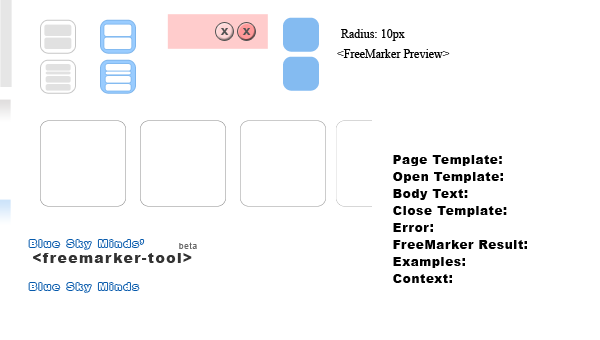
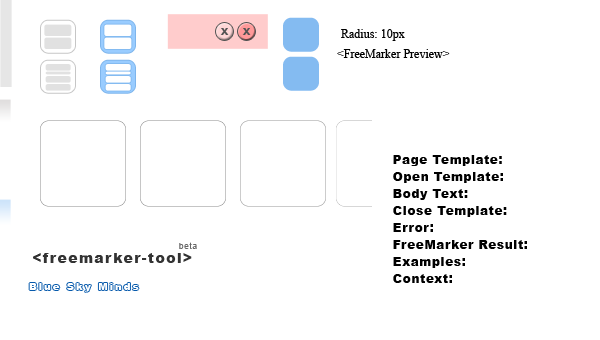
Revision of a layered 600 x 340 image; what changed, layer by layer:
removed layer "Blue Sky Minds’" over [29, 240, 144, 249]
